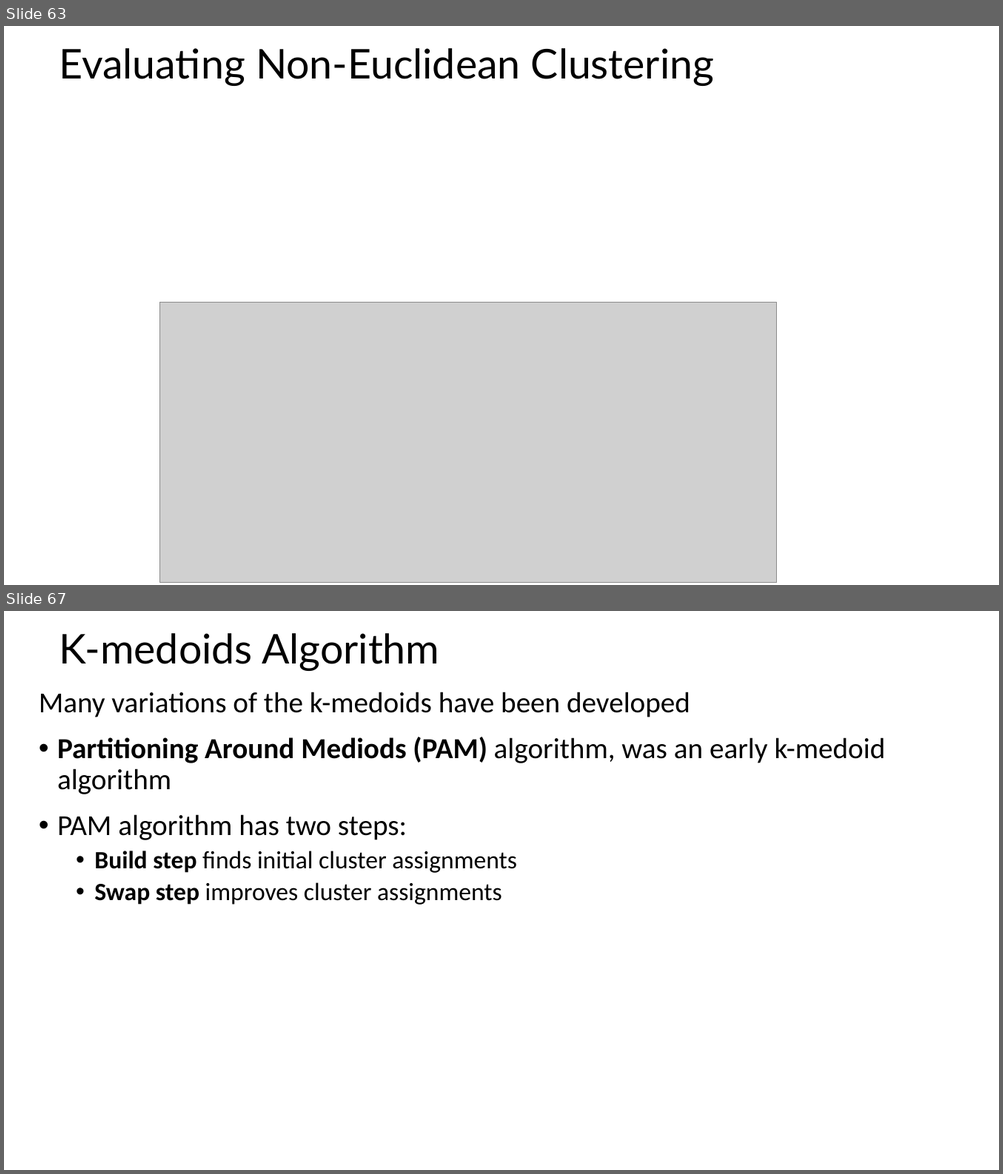
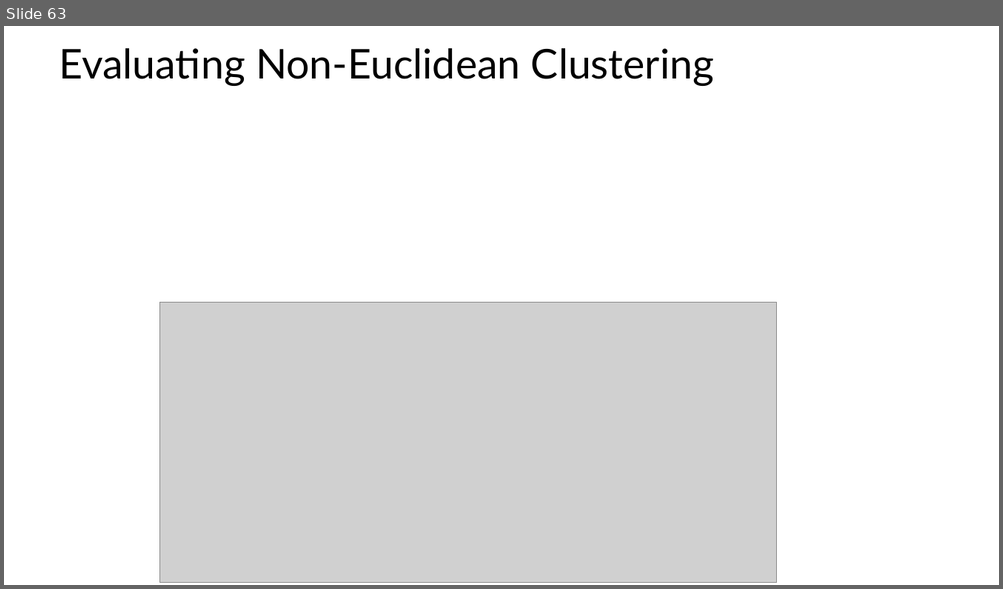
Before and after one commit to tenevian/Harvard-SSP-Data-Mining, a slide deck: slides/9_IntroductionToClustering_Part1.pptx. Shown one above the other, each under a label of ours: slides 63 and 67 before the commit, slide 63 after it; the slides between them are not shown. The pictures are 1003x1174 and 1003x589 pixels, drawn with LibreOffice and Linux fonts; fonts in the diff are those of the drawing; grey boxes stand for pictures. Boxes give left, top, right and bottom in pixels: in the first picture for what was removed or moved away, otherwise in the second. Text is boxed around its words. In the diff, an @@ line names an element or a change of style, - is before the commit and + after.

Commit message:
Reogranized clustering slides between part 1 and 2

```diff
--- a/slides/9_IntroductionToClustering_Part1.pptx
+++ b/slides/9_IntroductionToClustering_Part1.pptx
@@ slide 67 removed at (4,611,999,1170), background #FFFFFF @@
@@ title removed at (59,633,439,671) @@
-K-medoids Algorithm
@@ text removed at (39,692,885,905) @@
-Many variations of the k-medoids have been developed
-• Partitioning Around Mediods (PAM) algorithm, was an early k-medoid algorithm
-• PAM algorithm has two steps:
-  • Build step finds initial cluster assignments
-  • Swap step improves cluster assignments
```
Also in this commit, not shown: 1 slide changed, 15 other slides removed, 1 other file.
